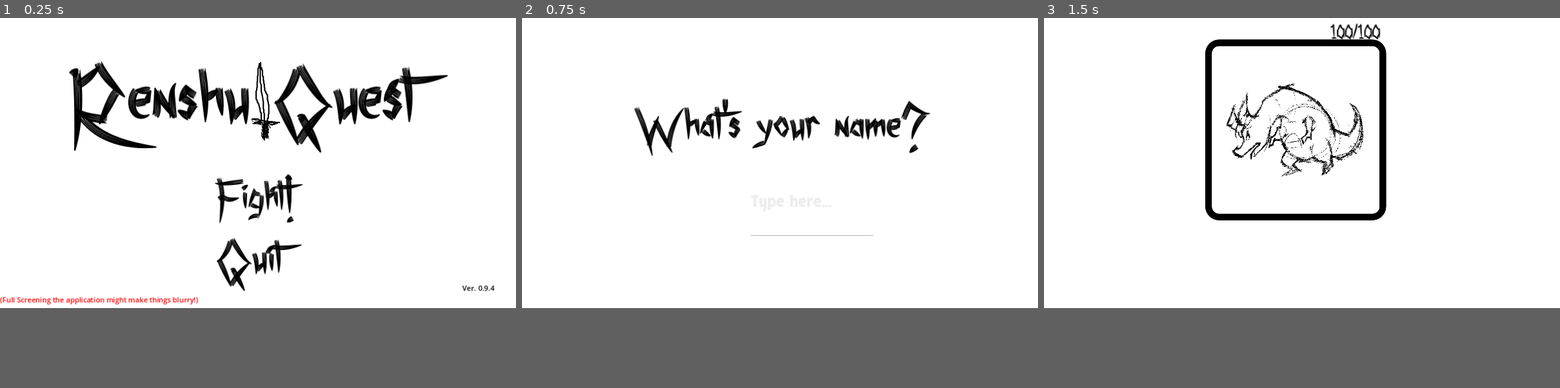
Above: before the commit, frames 1-3 (left to right).
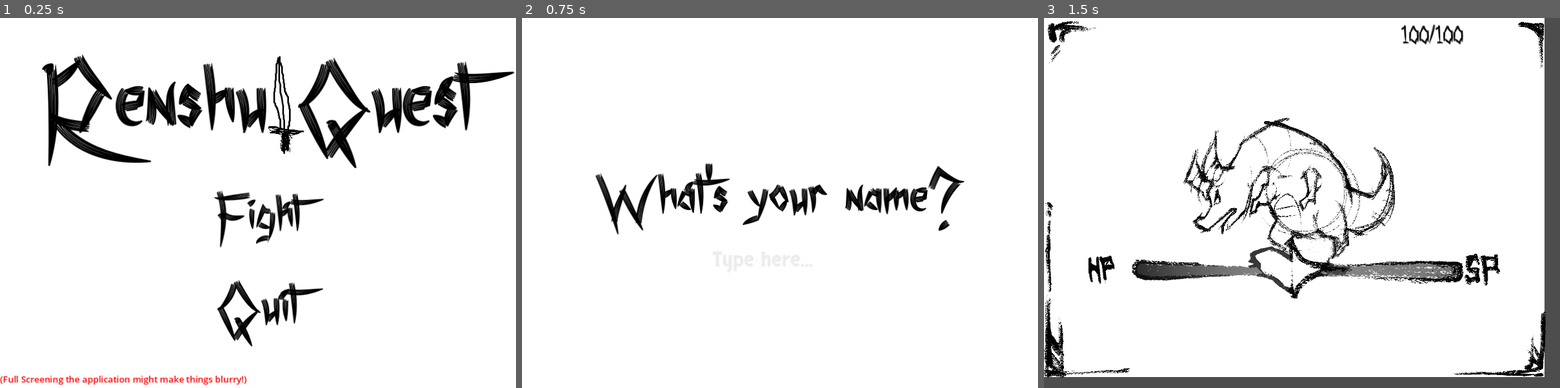
Above: after the commit, the same moments.

Repository: pseudonym07/renshu-main
Game: Godot game, scene res://MainMenu.tscn
The game is run twice, just before and just after one commit, with the same random seed, the same clock (stepped at 60 frames per second) and the same inputs.
Inputs (mouse positions are in pixels of both pictures, inside the frame that each line leads up to):
- Up to frame 1 (0.25 s): no input
- Up to frame 2 (0.75 s): click "Fight!" (after the commit: "Fight") at 0.5 s
- Up to frame 3 (1.5 s): tap Enter at 1.25, 1.35 s; move the mouse to (1415, 147) at 1.27 s
In our replay, the window is 800x450 before the commit and 800x574 after it. These sizes can differ from the game's own. Grey fills any space a smaller window leaves; there, only what the larger window draws over its background counts as a difference.

The runs differ from the first frame. In frame 1, 13% of the frame differs, in the area x 0-100%, y 9-100%; in frame 2, 4.9%; in frame 3, 17%, in the area x 0-100%, y 0-100%.

Commit message:
added new asses for new look of the game, full start on game logic and game functions now

Diff:
--- a/BattleUI.tscn
+++ b/BattleUI.tscn
@@ -7,20 +7,10 @@
 [ext_resource type="FontFile" uid="uid://bdcxqtawvr4wo" path="res://assets/font/skranji/Skranji-Regular.ttf" id="4_g8we0"]
 [ext_resource type="Script" path="res://MonsterHP.gd" id="4_kibpq"]
 [ext_resource type="Script" path="res://PlayerNamePrompt.gd" id="5_s0ou1"]
+[ext_resource type="Texture2D" uid="uid://xn028gagtlof" path="res://assets/Leo's UI Assets/PaulFrame.png" id="8_w2s8h"]
+[ext_resource type="Texture2D" uid="uid://use5602qaisk" path="res://assets/Leo's UI Assets/Untitled_50_conflictgkkg.png" id="9_2xuj3"]
 
 [sub_resource type="CanvasTexture" id="CanvasTexture_t4pbb"]
-
-[sub_resource type="StyleBoxFlat" id="StyleBoxFlat_7so2l"]
-bg_color = Color(1, 1, 1, 0)
-border_width_left = 15
-border_width_top = 15
-border_width_right = 15
-border_width_bottom = 15
-border_color = Color(0, 0, 0, 1)
-corner_radius_top_left = 30
-corner_radius_top_right = 30
-corner_radius_bottom_right = 30
-corner_radius_bottom_left = 30
 
 [sub_resource type="StyleBoxFlat" id="StyleBoxFlat_1it28"]
 bg_color = Color(1, 1, 1, 1)
@@ -48,24 +38,17 @@
 
 [node name="TextureRect" type="TextureRect" parent="."]
 layout_mode = 0
-offset_right = 1152.0
-offset_bottom = 648.0
+offset_right = 896.0
+offset_bottom = 644.0
 texture = SubResource("CanvasTexture_t4pbb")
 
-[node name="Panel" type="Panel" parent="."]
-layout_mode = 0
-offset_left = 360.0
-offset_top = 48.0
-offset_right = 764.0
-offset_bottom = 452.0
-theme_override_styles/panel = SubResource("StyleBoxFlat_7so2l")
-
 [node name="DRGN" type="Sprite2D" parent="."]
-position = Vector2(560, 248)
-scale = Vector2(0.166667, 0.166667)
+position = Vector2(440, 304)
+scale = Vector2(0.206, 0.206)
 texture = ExtResource("2_skg58")
 
 [node name="Pname Prompt" type="Panel" parent="."]
+visible = false
 layout_mode = 1
 anchors_preset = 10
 anchor_right = 1.0
@@ -104,3 +87,13 @@
 layout_mode = 0
 offset_right = 40.0
 offset_bottom = 40.0
+
+[node name="PaulFrame" type="Sprite2D" parent="."]
+position = Vector2(449.5, 324.5)
+scale = Vector2(0.431333, 0.431333)
+texture = ExtResource("8_w2s8h")
+
+[node name="Untitled50Conflictgkkg" type="Sprite2D" parent="."]
+position = Vector2(440, 392)
+scale = Vector2(0.377333, 0.377333)
+texture = ExtResource("9_2xuj3")
--- a/MainMenu.tscn
+++ b/MainMenu.tscn
@@ -21,51 +21,9 @@
 
 [node name="White BG" type="TextureRect" parent="Control"]
 layout_mode = 0
-offset_right = 1152.0
-offset_bottom = 648.0
+offset_right = 924.0
+offset_bottom = 665.0
 texture = SubResource("CanvasTexture_0jor7")
-
-[node name="Quit Button" type="Button" parent="Control"]
-layout_mode = 0
-offset_left = 278.0
-offset_top = 460.0
-offset_right = 838.0
-offset_bottom = 638.0
-theme_override_colors/font_color = Color(0, 0, 0, 1)
-theme_override_colors/font_hover_color = Color(1, 0, 0, 1)
-theme_override_fonts/font = ExtResource("3_ltvjv")
-theme_override_font_sizes/font_size = 72
-text = "Quit
-"
-flat = true
-script = ExtResource("2_ucdkl")
-
-[node name="Let\'s Fight Button" type="Button" parent="Control"]
-layout_mode = 0
-offset_left = 264.0
-offset_top = 328.0
-offset_right = 874.0
-offset_bottom = 492.0
-theme_override_colors/font_color = Color(0, 0, 0, 1)
-theme_override_colors/font_hover_color = Color(1, 0, 0, 1)
-theme_override_fonts/font = ExtResource("3_ltvjv")
-theme_override_font_sizes/font_size = 66
-theme_override_styles/hover = SubResource("StyleBoxTexture_qlpcy")
-action_mode = 0
-text = "Fight!"
-flat = true
-script = ExtResource("3_rwwhb")
-
-[node name="Renshu Title Icon" type="Label" parent="Control"]
-layout_mode = 0
-offset_left = 154.0
-offset_top = 58.0
-offset_right = 1058.0
-offset_bottom = 344.0
-theme_override_colors/font_color = Color(0, 0, 0, 1)
-theme_override_fonts/font = ExtResource("3_ltvjv")
-theme_override_font_sizes/font_size = 120
-text = "Renshu Quest"
 
 [node name="Verison Number" type="Label" parent="."]
 offset_left = 1032.0
@@ -76,16 +34,87 @@
 text = "Ver. 0.9.4"
 
 [node name="F Screen Warning" type="Label" parent="."]
-offset_top = 618.0
+offset_top = 637.0
 offset_right = 442.0
-offset_bottom = 644.0
+offset_bottom = 663.0
 theme_override_colors/font_color = Color(1, 0, 0, 1)
 text = "(Full Screening the application might make things blurry!)"
 
 [node name="Sword-removebg-preview" type="Sprite2D" parent="."]
-position = Vector2(577, 178)
+position = Vector2(496, 148)
 texture = ExtResource("4_it7nq")
 
-[connection signal="pressed" from="Control/Quit Button" to="Control/Quit Button" method="_on_pressed"]
-[connection signal="mouse_entered" from="Control/Let's Fight Button" to="Control/Quit Button" method="_on_lets_fight_button_mouse_entered"]
-[connection signal="pressed" from="Control/Let's Fight Button" to="Control/Let's Fight Button" method="_on_pressed"]
+[node name="CenterContainerFight" type="CenterContainer" parent="."]
+anchors_preset = 8
+anchor_left = 0.5
+anchor_top = 0.5
+anchor_right = 0.5
+anchor_bottom = 0.5
+offset_left = -92.5
+offset_top = -50.0
+offset_right = 92.5
+offset_bottom = 114.0
+grow_horizontal = 2
+grow_vertical = 2
+size_flags_horizontal = 4
+size_flags_vertical = 4
+
+[node name="Let\'s Fight Button" type="Button" parent="CenterContainerFight"]
+layout_mode = 2
+theme_override_colors/font_color = Color(0, 0, 0, 1)
+theme_override_colors/font_hover_color = Color(1, 0, 0, 1)
+theme_override_fonts/font = ExtResource("3_ltvjv")
+theme_override_font_sizes/font_size = 66
+theme_override_styles/hover = SubResource("StyleBoxTexture_qlpcy")
+action_mode = 0
+text = "Fight"
+flat = true
+script = ExtResource("3_rwwhb")
+
+[node name="CenterContainerQuit" type="CenterContainer" parent="."]
+anchors_preset = 8
+anchor_left = 0.5
+anchor_top = 0.5
+anchor_right = 0.5
+anchor_bottom = 0.5
+offset_left = -77.5
+offset_top = 107.0
+offset_right = 77.5
+offset_bottom = 285.0
+grow_horizontal = 2
+grow_vertical = 2
+
+[node name="Quit Button" type="Button" parent="CenterContainerQuit"]
+layout_mode = 2
+theme_override_colors/font_color = Color(0, 0, 0, 1)
+theme_override_colors/font_hover_color = Color(1, 0, 0, 1)
+theme_override_fonts/font = ExtResource("3_ltvjv")
+theme_override_font_sizes/font_size = 72
+text = "Quit
+"
+flat = true
+script = ExtResource("2_ucdkl")
+
+[node name="CenterTitle" type="CenterContainer" parent="."]
+anchors_preset = 8
+anchor_left = 0.5
+anchor_top = 0.5
+anchor_right = 0.5
+anchor_bottom = 0.5
+offset_left = -386.5
+offset_top = -306.0
+offset_right = 386.5
+offset_bottom = -20.0
+grow_horizontal = 2
+grow_vertical = 2
+
+[node name="Renshu Title Icon" type="Label" parent="CenterTitle"]
+layout_mode = 2
+theme_override_colors/font_color = Color(0, 0, 0, 1)
+theme_override_fonts/font = ExtResource("3_ltvjv")
+theme_override_font_sizes/font_size = 120
+text = "Renshu Quest"
+
+[connection signal="mouse_entered" from="CenterContainerFight/Let's Fight Button" to="CenterContainerQuit/Quit Button" method="_on_lets_fight_button_mouse_entered"]
+[connection signal="pressed" from="CenterContainerFight/Let's Fight Button" to="CenterContainerFight/Let's Fight Button" method="_on_pressed"]
+[connection signal="pressed" from="CenterContainerQuit/Quit Button" to="CenterContainerQuit/Quit Button" method="_on_pressed"]
--- a/askPname.tscn
+++ b/askPname.tscn
@@ -11,16 +11,23 @@
 script = ExtResource("1_mro0l")
 
 [node name="White BG" type="TextureRect" parent="."]
-offset_right = 1152.0
-offset_bottom = 648.0
+offset_right = 924.0
+offset_bottom = 664.0
 texture = SubResource("CanvasTexture_8hdbg")
 
 [node name="Entry Box" type="TextEdit" parent="."]
 clip_contents = true
-offset_left = 507.0
-offset_top = 381.0
-offset_right = 788.0
-offset_bottom = 486.0
+anchors_preset = 8
+anchor_left = 0.5
+anchor_top = 0.5
+anchor_right = 0.5
+anchor_bottom = 0.5
+offset_left = -125.5
+offset_top = 73.0
+offset_right = 125.5
+offset_bottom = 157.0
+grow_horizontal = 2
+grow_vertical = 2
 theme_override_colors/background_color = Color(1, 1, 1, 1)
 theme_override_colors/font_color = Color(0, 0, 0, 1)
 theme_override_fonts/font = ExtResource("2_442ss")
@@ -31,10 +38,17 @@
 script = ExtResource("2_6tb7m")
 
 [node name="Label" type="Label" parent="."]
-offset_left = 251.0
-offset_top = 166.0
-offset_right = 912.0
-offset_bottom = 339.0
+anchors_preset = 8
+anchor_left = 0.5
+anchor_top = 0.5
+anchor_right = 0.5
+anchor_bottom = 0.5
+offset_left = -330.5
+offset_top = -86.5
+offset_right = 330.5
+offset_bottom = 86.5
+grow_horizontal = 2
+grow_vertical = 2
 theme_override_colors/font_color = Color(0, 0, 0, 1)
 theme_override_colors/font_shadow_color = Color(1, 1, 1, 1)
 theme_override_fonts/font = ExtResource("1_5k6a4")
--- a/project.godot
+++ b/project.godot
@@ -23,6 +23,8 @@
 
 [display]
 
+window/size/viewport_width=924
+window/size/viewport_height=664
 window/stretch/mode="canvas_items"
 
 [gui]
Not shown: 1 places in BattleUI.tscn that only renumber resources
Binary file added: assets/Leo's UI Assets/PaulFrame.png
Not shown, added: assets/Leo's UI Assets/PaulFrame.png.import
Binary file added: assets/Leo's UI Assets/Untitled_50_conflict.png
Not shown, added: assets/Leo's UI Assets/Untitled_50_conflict.png.import
Binary file added: assets/Leo's UI Assets/Untitled_50_conflictg0f0.png
Not shown, added: assets/Leo's UI Assets/Untitled_50_conflictg0f0.png.import
Binary file added: assets/Leo's UI Assets/Untitled_50_conflictg9fofofoe.png
Not shown, added: assets/Leo's UI Assets/Untitled_50_conflictg9fofofoe.png.import
Binary file added: assets/Leo's UI Assets/Untitled_50_conflictgkkg.png
Not shown, added: assets/Leo's UI Assets/Untitled_50_conflictgkkg.png.import
Binary file added: assets/Leo's UI Assets/Untitled_50_conflictpot.png
(and 1 more such lines)
